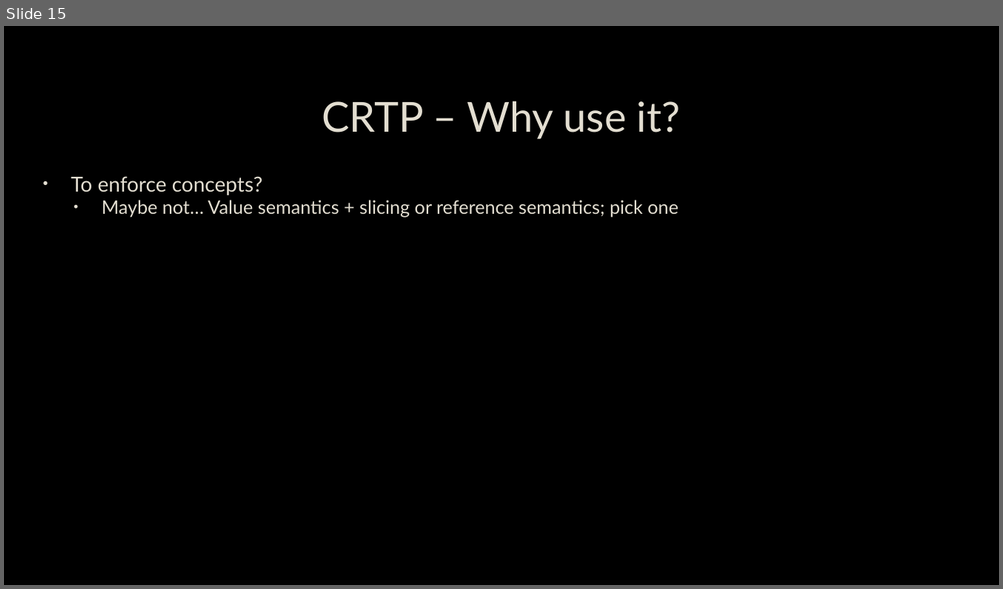
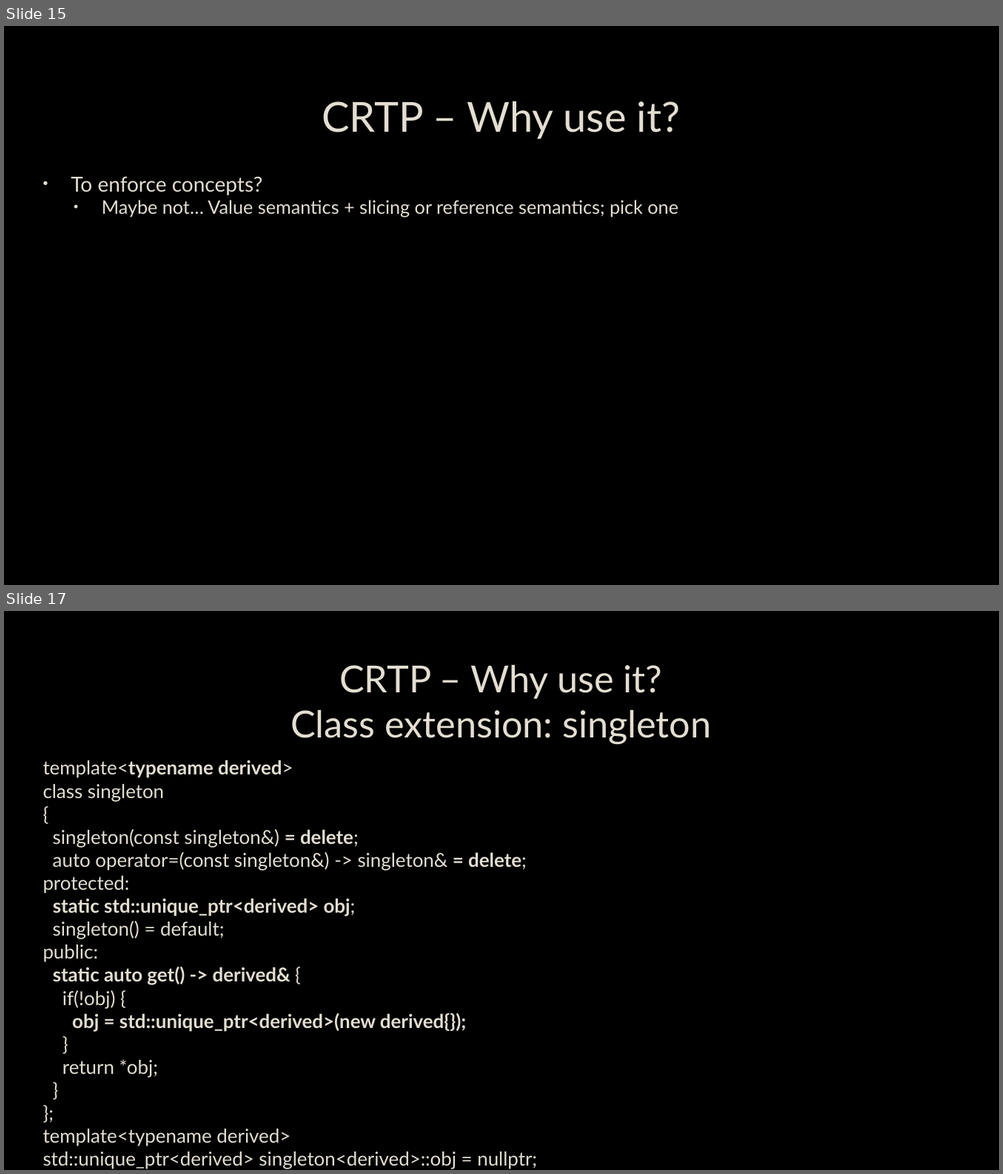
Before and after one commit to capsocrates/crtp-meetup-talk, a slide deck: CRTP.pptx. Shown one above the other, each under a label of ours: slide 15 before the commit, slides 15 and 17 after it; the slides between them are not shown. The pictures are 1003x589 and 1003x1174 pixels, drawn with LibreOffice and Linux fonts; fonts in the diff are those of the drawing; background and template pictures are left out. Boxes give left, top, right and bottom in pixels: in the first picture for what was removed or moved away, otherwise in the second. Text is boxed around its words. In the diff, an @@ line names an element or a change of style, - is before the commit and + after.

Commit message:
Adding CRTP Singleton example

```diff
--- a/CRTP.pptx
+++ b/CRTP.pptx
@@ slide 17 added at <box>4,611,999,1170</box>, background picture (left out) @@
@@ title added at <box>290,665,711,743</box>, 36 pt, text #E3DED1 @@
+CRTP – Why use it?
+Class extension: singleton
@@ text added at <box>43,760,537,1170</box>, 18.5 pt, text #E3DED1 @@
+template<typename derived>
+class singleton
+{
+singleton(const singleton&) = delete;
+auto operator=(const singleton&) -> singleton& = delete;
+protected:
+static std::unique_ptr<derived> obj;
+singleton() = default;
+public:
+static auto get() -> derived& {
+if(!obj) {
+obj = std::unique_ptr<derived>(new derived{});
+}
+return *obj;
+}
+};
+template<typename derived>
+std::unique_ptr<derived> singleton<derived>::obj = nullptr;
```
Also in this commit, not shown: 2 slides changed, 1 other slide added, 4 other files.
